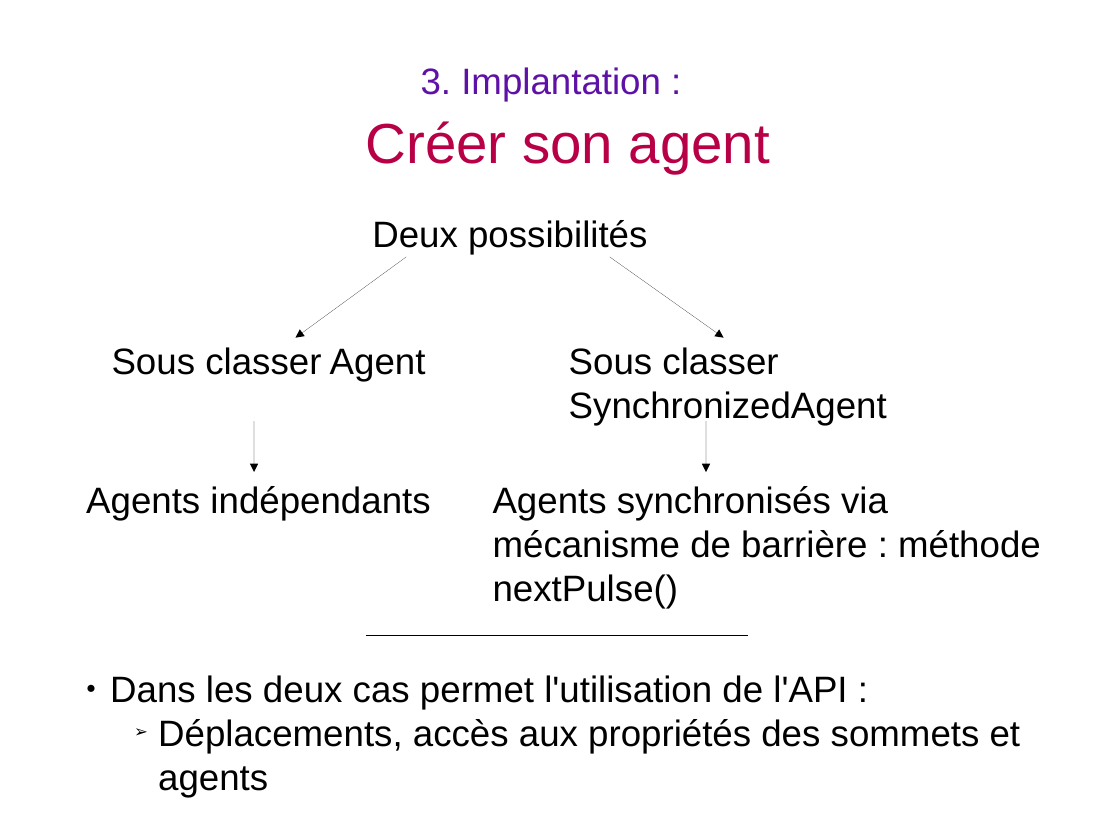
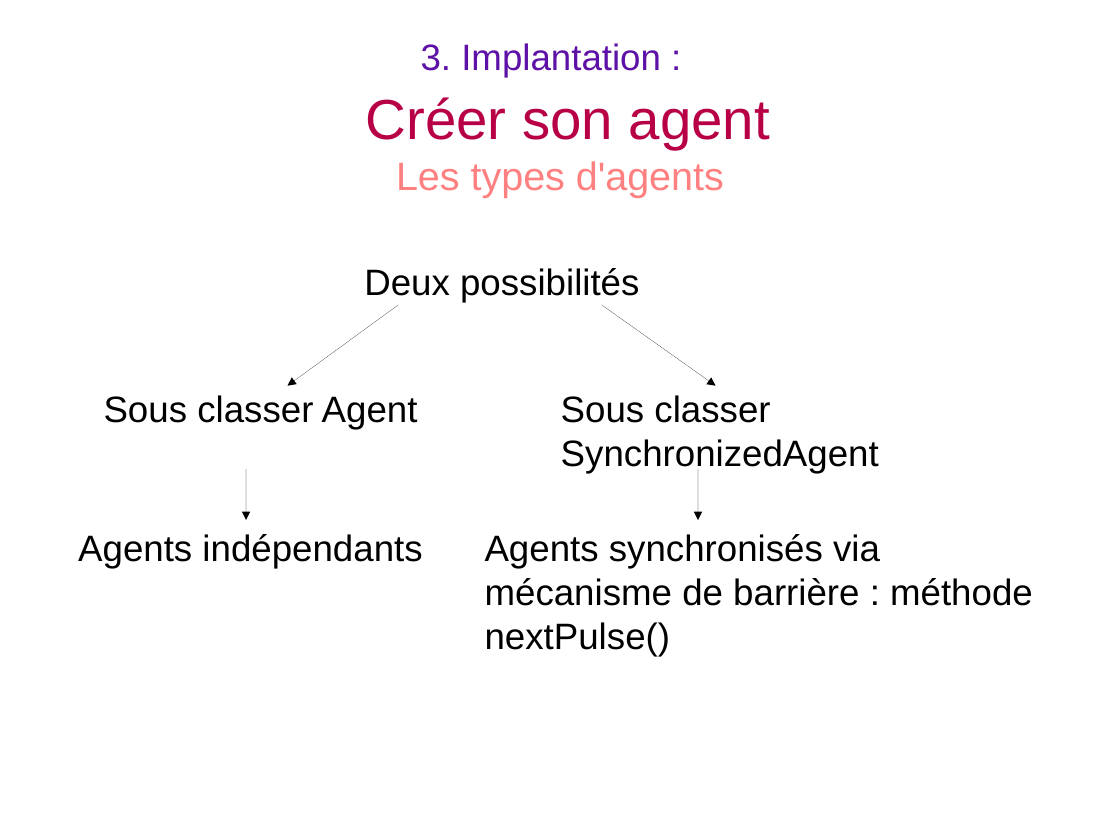
Before and after one commit to BackupTheBerlios/visidia-svn, a slide deck: slide 16 of trunk/doc/soutenance/soutenance.odp (slide 18 before the commit). Drawn at 1120x840 pixels with LibreOffice and Linux fonts; fonts in the diff are those of the drawing. Boxes give left, top, right and bottom in pixels: in the first picture for what was removed or moved away, otherwise in the second. Text is boxed around its words. In the diff, an @@ line names an element or a change of style, - is before the commit and + after.

```diff
--- a/trunk/doc/soutenance/soutenance.odp
+++ b/trunk/doc/soutenance/soutenance.odp
@@ title at <box>366,43,770,198</box>: text changed; size 26 to 28 pt; text colour #5E11A6 to #FF8080 @@
-3. Implantation :
-Créer son agent
+3. Implantation :
+Créer son agent
+Les types d'agents
@@ 4 arrows, 3 texts: place and size @@
-4 arrows, 3 texts at <box>112,220,887,473</box>
+4 arrows, 3 texts at <box>104,268,879,520</box>
@@ text "Agents indépendants": place and size @@
-text "Agents indépendants" at <box>86,486,430,521</box>
+text "Agents indépendants" at <box>78,534,422,569</box>
@@ text "Agents synchronisés via mécanisme de ...": place and size @@
-text "Agents synchronisés via mécanisme de ..." at <box>493,486,1041,609</box>
+text "Agents synchronisés via mécanisme de ..." at <box>485,534,1033,657</box>
@@ line removed from (366, 635) to (747, 635) @@
@@ text removed at <box>110,675,1021,797</box> @@
-● Dans les deux cas permet l'utilisation de l'API :
-    ➢ Déplacements, accès aux propriétés des sommets et agents
```
Also in this commit, not shown: 7 other slides changed, 3 slides added, 3 slides removed, 3 other files.
